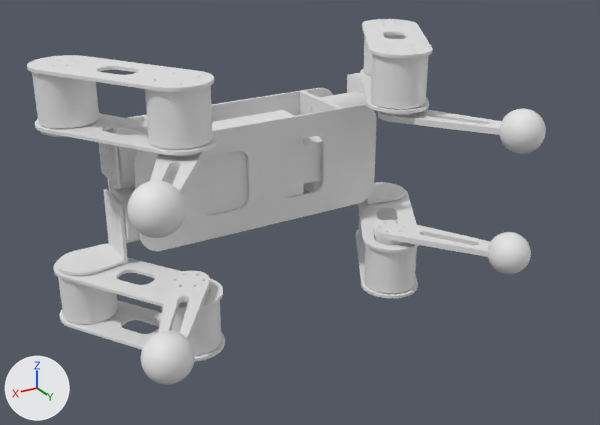
One commit to the glTF model quad00/out/assembly/quad-inline.glb: the scene before it, then after it.
Before and after are seen from a camera (50 mm lens) standing at (397.0, 777.0, 314.0) and looking at (3.0, 121.0, -14.0). The axes (+X, +Y, +Z) are drawn at lower left. The lights are the same throughout. The older version comes first.

The first picture shows 'chassis-deck-whole-bottom', 'int-battery', 'paw.fl', 'paw.fr', 'paw.rl', 'paw.rr', 'rs00-hip.fl', 'rs00-knee.fl', 'rs00-knee.fr', 'rs00-knee.rl', 'rs00-knee.rr', 'shin.fl', 'shin.fr', 'shin.rl', 'shin.rr', 'thigh-inner.fl', 'thigh-inner.fr', 'thigh-inner.rl', 'thigh-inner.rr', 'thigh-outer.fl', 'thigh-outer.fr', 'thigh-outer.rl', 'thigh-outer.rr', 'yoke.fr' and 13 more.
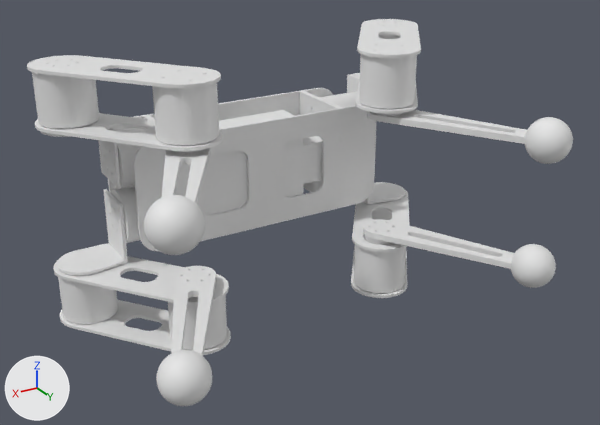
Location of each change, [x1, y1, x2, y2] in pixels of the pictures (600 x 425 px; the box of a moved part takes in the faces that stretch with it):
'thigh-outer.fl', turned
    before: [27, 55, 214, 92]
    after: [27, 55, 221, 88]
'rs00-knee.fl', moved, turned
    before: [145, 85, 213, 149]
    after: [152, 83, 219, 145]
'paw.fl', moved, turned
    before: [128, 181, 186, 238]
    after: [144, 195, 205, 255]
'paw.fr', moved, turned
    before: [141, 330, 195, 385]
    after: [156, 350, 213, 406]
'thigh-inner.fr', turned
    before: [53, 258, 223, 311]
    after: [53, 256, 229, 305]
'shin.fr', reshaped (12% narrower, 30% taller)
    before: [159, 271, 210, 340]
    after: [171, 266, 216, 356]
'rs00-knee.rl', moved, turned
    before: [370, 54, 429, 109]
    after: [359, 54, 417, 109]
'shin.rr', reshaped (29% wider, 34% taller)
    before: [374, 220, 491, 257]
    after: [363, 219, 514, 269]
'thigh-outer.fr', turned
    before: [60, 300, 225, 362]
    after: [60, 300, 231, 355]
'thigh-inner.fl', turned
    before: [35, 114, 217, 155]
    after: [35, 113, 223, 151]
'paw.rl', moved, turned
    before: [500, 108, 546, 154]
    after: [525, 117, 573, 164]
'paw.rr', moved, turned
    before: [488, 232, 531, 274]
    after: [511, 244, 556, 288]
'rs00-knee.rr', moved, turned
    before: [364, 237, 417, 294]
    after: [354, 236, 406, 293]
'shin.rl', reshaped (29% wider, 35% taller)
    before: [378, 110, 502, 135]
    after: [367, 110, 527, 144]
'thigh-outer.rl', turned
    before: [362, 19, 433, 58]
    after: [357, 19, 421, 58]
'rs00-knee.fr', moved, turned
    before: [161, 290, 221, 356]
    after: [168, 285, 227, 350]
'shin.fl', reshaped
    before: [150, 152, 204, 194]
    after: [161, 148, 211, 204]
'thigh-inner.rr', turned
    before: [358, 190, 419, 252]
    after: [352, 190, 410, 252]
'thigh-outer.rr', turned
    before: [356, 229, 418, 298]
    after: [351, 246, 407, 298]
'thigh-inner.rl', turned
    before: [360, 69, 429, 114]
    after: [356, 78, 418, 114]
part 1 of me_thigh_inner, moved or reshaped
    before: [58, 69, 429, 311]
    after: [58, 78, 418, 305]
part 2 of me_thigh_outer, moved or reshaped
    before: [55, 22, 433, 362]
    after: [55, 22, 421, 355]
part 3 of me_shin, moved or reshaped (mostly hidden)
    before: [169, 112, 413, 297]
    after: [175, 112, 401, 245]
part 4 of me_shin, moved or reshaped
    before: [150, 110, 502, 340]
    after: [161, 110, 527, 356]
part 5 of me_paw, moved or reshaped
    before: [128, 108, 546, 385]
    after: [144, 117, 573, 406]
part 6 of me_rs00_knee, moved or reshaped
    before: [145, 54, 429, 356]
    after: [152, 54, 417, 350]

Edits to the bpy script that builds the scene:
```text
Change me_thigh_inner:
    used by ob_thigh_inner_fl; location = (190.0, 0.0, 75.6)
    remove me_thigh_inner.from_pydata(...)  # 652 vertices, 1312 faces; spans x -100.0..32.0, y -32.0..142.0, z 0.0..3.0
    add me_thigh_inner.from_pydata(...)  # 652 vertices, 1312 faces; spans x -110.0..32.0, y -32.0..136.0, z 0.0..3.0
    me_thigh_inner part 1: the whole mesh is turned 5.1 degrees about the z axis through the mesh origin
Change me_thigh_outer:
    used by ob_thigh_outer_fl; location = (190.0, 0.0, 75.6)
    remove me_thigh_outer.from_pydata(...)  # 2188 vertices, 4416 faces; spans x -100.0..32.0, y -32.0..142.0, z 56.0..59.0
    add me_thigh_outer.from_pydata(...)  # 2188 vertices, 4416 faces; spans x -110.0..32.0, y -32.0..136.0, z 56.0..59.0
    me_thigh_outer part 2: the whole mesh is turned 5.1 degrees about the z axis through the mesh origin
Change me_shin:
    used by ob_shin_fl; location = (190.0, 0.0, 75.6)
    remove me_shin.from_pydata(...)  # 1608 vertices, 3236 faces; spans x -88.5..11.0, y 90.5..232.0, z -12.6..4.2
    add me_shin.from_pydata(...)  # 1608 vertices, 3236 faces; spans x -98.0..11.0, y 84.0..266.0, z -12.6..4.2
    me_shin part 3: the loose piece of 192 vertices spanning x -86.5..-50.5, y 92.5..128.5, z -6.2..4.2 is turned 4.5 degrees about the z axis through its middle, then moved by (-9.6, -6.5, 0.0)
    me_shin part 4: 4 vertices moved within x -79.5..-67.7, y 98.2..116.0, z -12.6..-6.2; 1408 vertices removed from x -88.5..11.0, y 90.5..232.0, z -12.6..-6.2; 1408 vertices added at x -98.0..11.0, y 84.0..266.0, z -12.6..-6.2
Change me_paw:
    used by ob_paw_fl; location = (190.0, 0.0, 75.6)
    remove me_paw.from_pydata(...)  # 642 vertices, 1280 faces; spans x -22.0..22.0, y 199.0..243.0, z -31.4..12.6
    add me_paw.from_pydata(...)  # 642 vertices, 1280 faces; spans x -22.0..22.0, y 233.1..276.9, z -31.4..12.6
    me_paw part 5: the whole mesh is turned 4.5 degrees about the z axis through its middle, then moved by (0.0, 34.0, 0.0)
Change me_rs00_knee:
    used by ob_rs00_knee_fl; location = (190.0, 0.0, 75.6)
    remove me_rs00_knee.from_pydata(...)  # 130 vertices, 256 faces; spans x -97.0..-40.0, y 82.0..139.0, z 4.2..55.2
    add me_rs00_knee.from_pydata(...)  # 130 vertices, 256 faces; spans x -106.5..-49.6, y 75.5..132.4, z 4.2..55.2
    me_rs00_knee part 6: the whole mesh is turned 5.1 degrees about the z axis through the mesh origin
```
